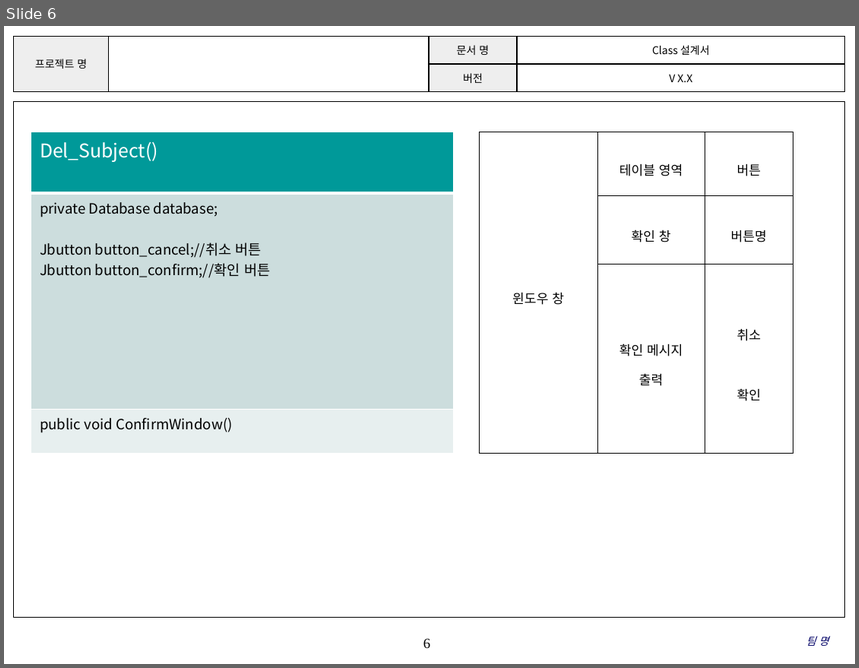
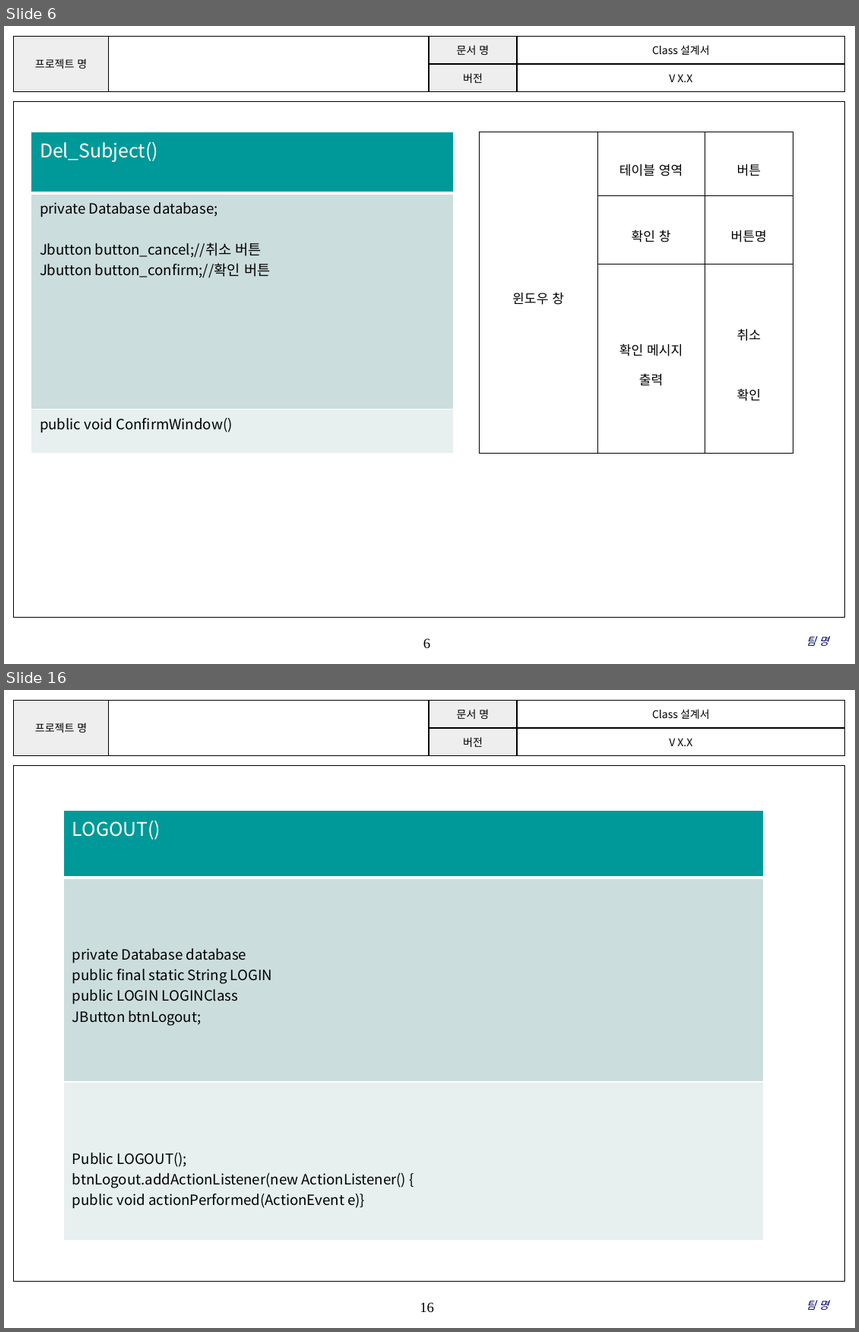
Before and after one commit to SE-admin/SE2017_2_mixharmony, a slide deck: doc/3_ 설계서/Class Design.pptx. Shown one above the other, each under a label of ours: slide 6 before the commit, slides 6 and 16 after it; the slides between them are not shown. The pictures are 859x668 and 859x1332 pixels, drawn with LibreOffice and Linux fonts; fonts in the diff are those of the drawing; background and template pictures are left out. Boxes give left, top, right and bottom in pixels: in the first picture for what was removed or moved away, otherwise in the second. Text is boxed around its words. In the diff, an @@ line names an element or a change of style, - is before the commit and + after.

Commit message:
#862 CLASS설계서 초안작성(LOGIN,OUT,ALARM관련 CLASS)

```diff
--- a/doc/3_ 설계서/Class Design.pptx
+++ b/doc/3_ 설계서/Class Design.pptx
@@ slide 16 added at [4,690,855,1328], background #FFFFFF; not listed: 3 template elements that a slide beside it also shows @@
@@ table added at [63,810,763,1241], 3 rows, 1 columns @@
+LOGOUT()
+private Database database / public final static String LOGIN / public LOGIN LOGINClass / JButton btnLogout;
+Public LOGOUT(); / btnLogout.addActionListener(new ActionListener() { / public void actionPerformed(ActionEvent e)}
@@ text added at [807,1301,829,1310], 9 pt, text #000066, italic @@
+팀 명
```
Also in this commit, not shown: 3 slides changed, 6 other slides added.
